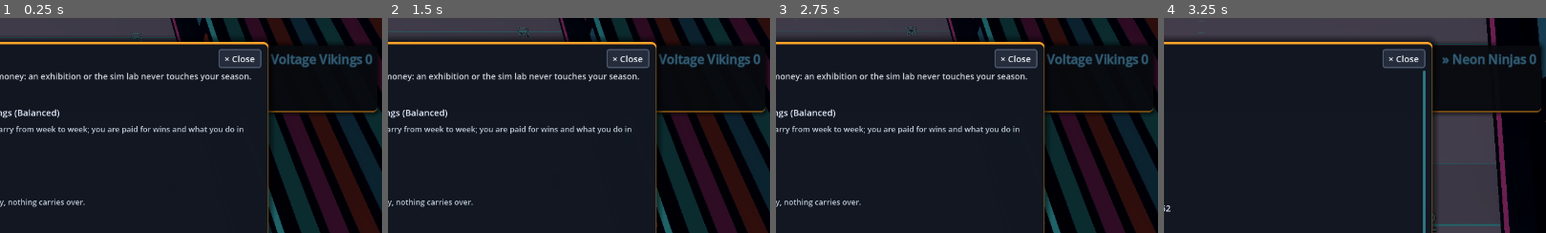
Above: before the commit, frames 1-4 (left to right).
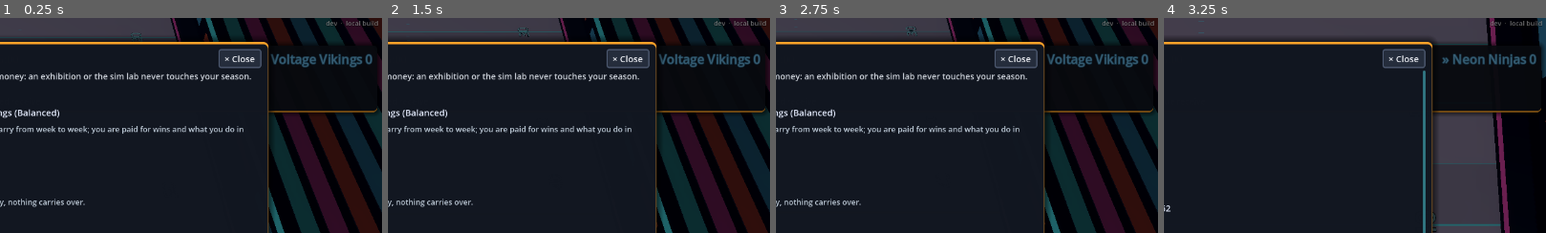
Above: after the commit, the same moments.

Repository: nathandunn/gridiron-career
Game: Godot game, scene res://scenes/Main.tscn
Same seed, same stepped clock (60 frames per second), same inputs: the game is played once before the commit and once after it.
Inputs:
- Up to frame 1 (0.25 s): no input
- Up to frame 2 (1.5 s): click "Cam: Arcade" at 0.5 s; click "Cam: Arcade" at 1.25 s
- Up to frame 3 (2.75 s): click "New season (wipes this one)" at 2 s
- Up to frame 4 (3.25 s): click "Really wipe it? Tap again" at 2.75 s
The pictures show only the part of the screen within x 50-100%, y 0-50%; the shares and areas given below are measured in that part.

The runs differ from the first frame. In frame 1, 0.1% of the frame differs, in the area x 85-99%, y 1-4%; in frame 2, 0.1%; in frame 3, 0.1%; in frame 4, 0.1%.
Error in both runs: Out of bounds get index '0' (on base: 'Array') (res://scripts/team.gd:14)

Commit message:
Version and build-time watermark, stamped by build.sh
Co-Authored-By: Claude Opus 5.5 <noreply@anthropic.com>
Claude-Session: https://claude.ai/code/session_01HmE9FLbeVRN99oMBHaGgc2

Diff:
--- /dev/null
+++ b/scripts/build_info.gd
@@ -0,0 +1,4 @@
+class_name BuildInfo
+## Overwritten by build.sh at export time; these are the dev defaults.
+const VERSION := "dev"
+const BUILT := "local build"
--- a/scripts/hud.gd
+++ b/scripts/hud.gd
@@ -60,6 +60,28 @@
         formation shotgun|under center|pistol|empty · front even|press|off|goal line"""
 
 
+## Version and build time, always on top in the top-right corner.
+func _build_watermark() -> void:
+	var layer := CanvasLayer.new()
+	layer.layer = 120
+	add_child(layer)
+	var wm := Label.new()
+	wm.text = "%s  ·  %s" % [BuildInfo.VERSION, BuildInfo.BUILT]
+	wm.anchor_left = 0.0
+	wm.anchor_right = 1.0
+	wm.offset_left = 6
+	wm.offset_right = -6
+	wm.offset_top = 1
+	wm.offset_bottom = 16
+	wm.horizontal_alignment = HORIZONTAL_ALIGNMENT_RIGHT
+	wm.mouse_filter = Control.MOUSE_FILTER_IGNORE
+	wm.add_theme_font_size_override("font_size", 11)
+	wm.add_theme_color_override("font_color", Color(1, 1, 1, 0.45))
+	wm.add_theme_color_override("font_outline_color", Color(0, 0, 0, 0.5))
+	wm.add_theme_constant_override("outline_size", 3)
+	layer.add_child(wm)
+
+
 func setup(m: Node) -> void:
 	main = m
 	var vp := get_viewport().get_visible_rect().size
@@ -71,6 +93,7 @@
 	add_child(_root)
 	_build_scoreboard()
 	_build_controls()
+	_build_watermark()
 	_toast = Label.new()
 	_toast.set_anchors_preset(Control.PRESET_CENTER)
 	_toast.horizontal_alignment = HORIZONTAL_ALIGNMENT_CENTER
Not shown, added: scripts/build_info.gd.uid
Not shown, changed: build.sh
